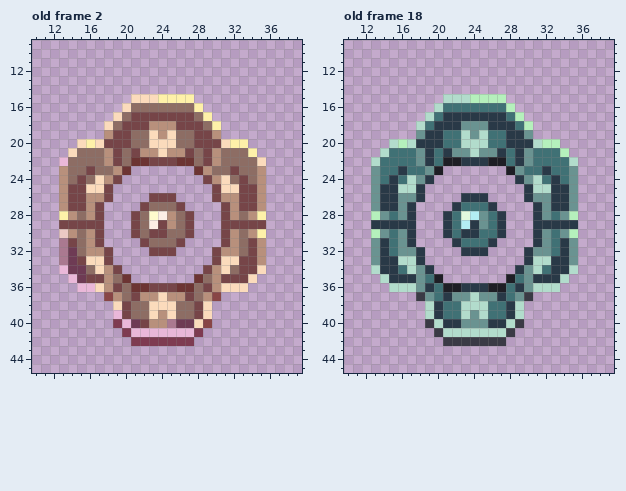
A pixel-art file gets an edit: MysteryFiles/AlchorthentSeries/铜镜_中心上层.ase. Above is the file before it was changed.
49x57 pixels, 37 frames. Colours within 5 levels of each other are drawn and written as one. Shown: old frame 2: x 10..39, y 9..45; old frame 18: x 10..39, y 9..45. The commit also changed other frames, which this record leaves out.
Now the later version:
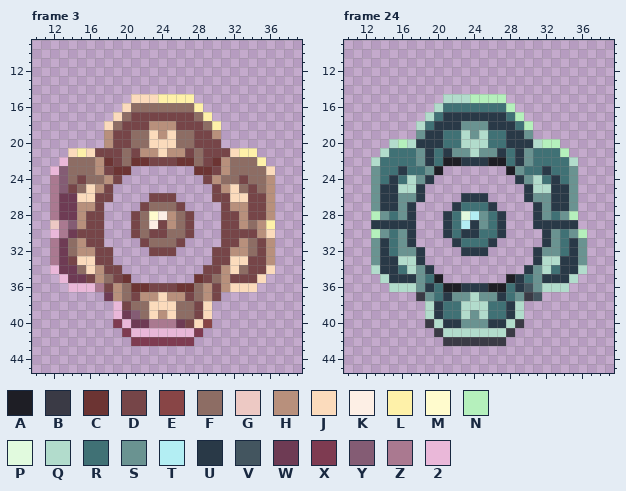
Palette (. is transparent): A #1e1e25  B #3a3a45  C #6c3433  D #764548  E #884546  F #8d6d64  G #edc9c4  H #b8907c  J #fbdbbc  K #fdefe5  L #fef1a9  M #fffbcd  N #b5f0bc  P #e1fade  Q #b2dccc  R #407175  S #6a9391  T #b3eef3  U #293947  V #43555f  W #6e3b54  X #7e3b51  Y #845c74  Z #aa7990  2 #eab8d9
A new or re-ordered frame is compared with the old frame closest to it.
The edit:
frames 37 -> 57
Changed rows in their new state; - is an unchanged pixel.
Frame 3 is new; against old frame 2:
first column x 12:
20 ---...H------------...---
21 ---LJDD-----------DDJL---
22 -----HC-----------CH---L-
23 2Y--FHDC---------CDHF--FJ
24 ZY---F-------------F---FH
25 ZY-F-H-------------H-F-FH
26 ZWWJJD-------------DJJ-DH
27 ZWWH-----------------H-DH
28 ZWWHD---------------DHDDH
29 GZYH-----------------HFHL
30 2ZWDD---------------DDDHJ
31 ZWFHD---------------DHFDH
32 ZWFH-D-------------D-HFDH
33 ZWDJ-D-------------D-J-DH
34 2W-FJHD-----------DHJF-DJ
35 -2W--HFD---------DFH--DJ-
36 --2--ZDH---------HDH--J--
37 ------W-----------D------
38 -------2-----------------
39 --------WY---------------
40 ----------WZZ--D---------
Frame 24 is new; against old frame 18:
first column x 29:
30 --.USRSN
31 --.USRUS
32 -.U-SRUS
33 -.U-Q-US
34 .USQR-UQ
35 URS--UQ-
36 -VS--Q--
37 --V-----
Boxes around the changes in both pictures, in picture pixels (x1, y1, x2, y2):
changed: (50, 139, 275, 328)
changed: (515, 229, 587, 301)
